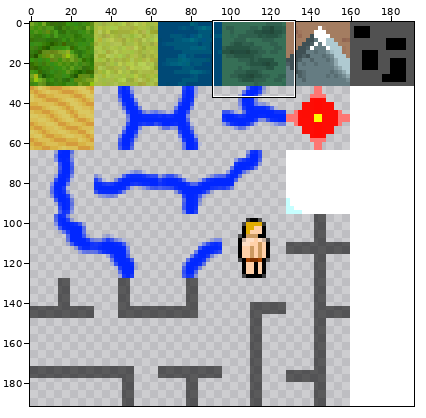
Edited in one commit: sprite sheet (src/main/resources/sheets/tiles_map.png). The first picture is a wide view before the edit; the outline marks the close-up.
Close-up. Before:
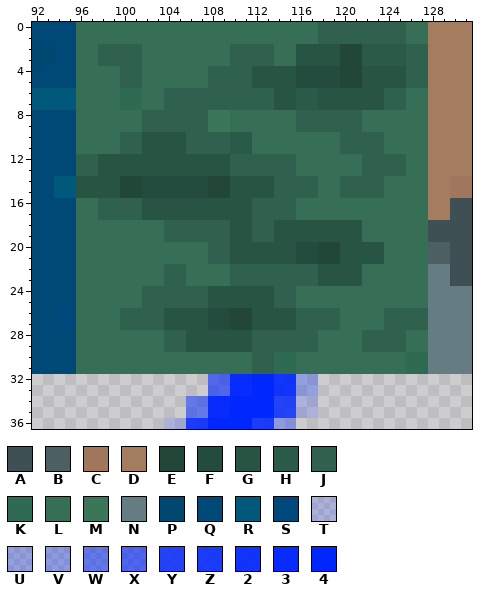
The file is 384x384 pixels, drawn in blocks of 2x2; one block is one cell here. Pixels under 10% opacity are left out. Colours within 5 levels of each other are drawn and written as one. Shown: x 92..131, y 0..36.
Palette (. is transparent): A #3f5054  B #4c5f63  C #a0765c  D #a47d61  E #224738  F #234c3f  G #275443  H #2a5b49  J #30604e  K #2f6a53  L #366f56  M #3b7659  N #657c82  P #004870  Q #004976  R #00587a  S #00477c  T #0026ff2a  U #0026ff47  V #0026ff4e  W #0026ff82  X #0026ff9c  Y #0026ffd2  Z #0026ffdd  2 #0026ffe9  3 #0026fff6  4 #0026fffe
After the commit:
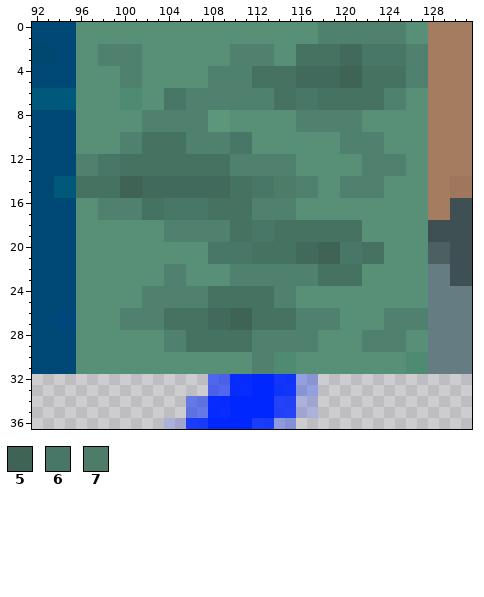
Colours new in this view: 5 #3f6455  6 #497767  7 #4d7d68
From old to new:
Colour F changes from #234c3f to #416a5d.
Colour G changes from #275443 to #457261.
Colour J changes from #30604e to #50806e.
Colour K changes from #2f6a53 to #4f8a73.
Colour L changes from #366f56 to #579077.
Colour M changes from #3b7659 to #5c977a.
Colour E becomes colour 5 in rows 4 to 5 at x 120 to 121; in rows 14 to 15 at x 100 to 101; in rows 20 to 21 at x 118 to 119; in rows 26 to 27 at x 110 to 111.
Colour G becomes colour 6 in rows 12 to 13 at x 98 to 99; in rows 14 to 15 at x 112 to 113; in rows 16 to 17 at x 104 to 107; in rows 20 to 21 at x 110 to 111 and 120 to 121.
Colour H becomes colour 6 in rows 2 to 3 at x 122 to 125; in rows 6 to 7 at x 116 to 117; in rows 10 to 11 at x 110 to 111.
Colour J becomes colour 6 in rows 6 to 7 at x 104 to 105; in rows 18 to 19 at x 112 to 113; in rows 20 to 21 at x 108 to 109.
Colour J becomes colour 7 in rows 14 to 15 at x 114 to 115.
Colour E becomes colour F in rows 2 to 3 at x 120 to 121; in rows 14 to 15 at x 108 to 109.
Changed places in both close-ups, as pixel boxes (x1, y1, x2, y2):
changed: (76, 22, 428, 374)
